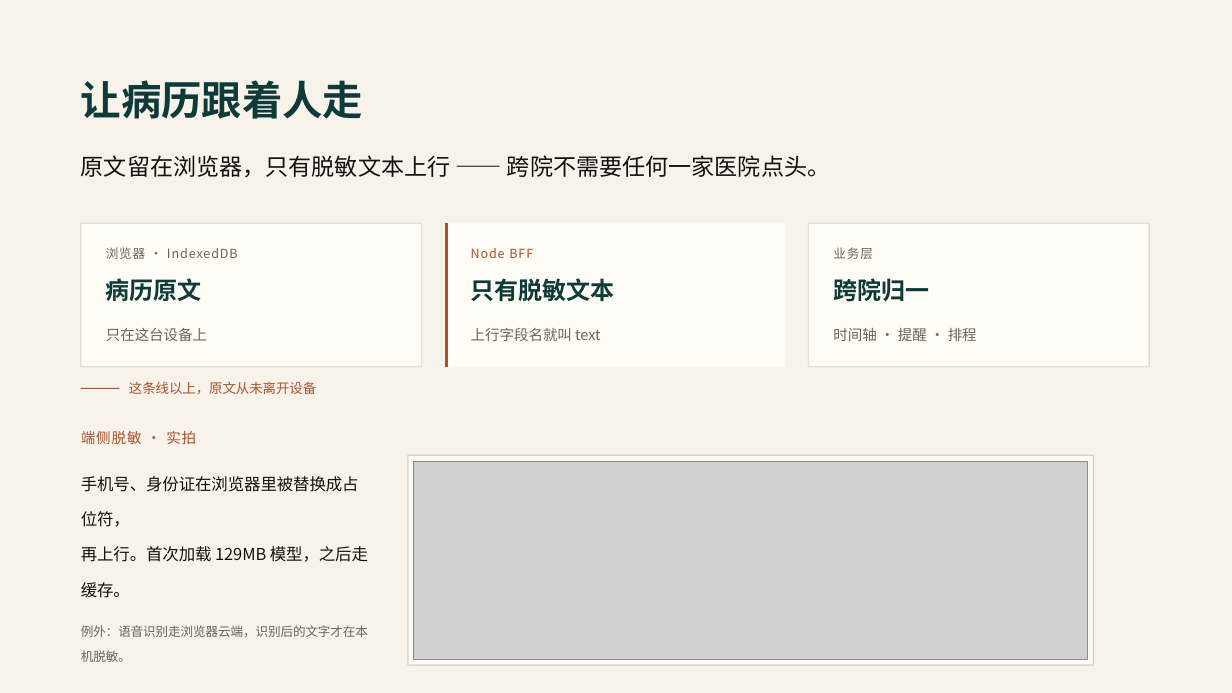
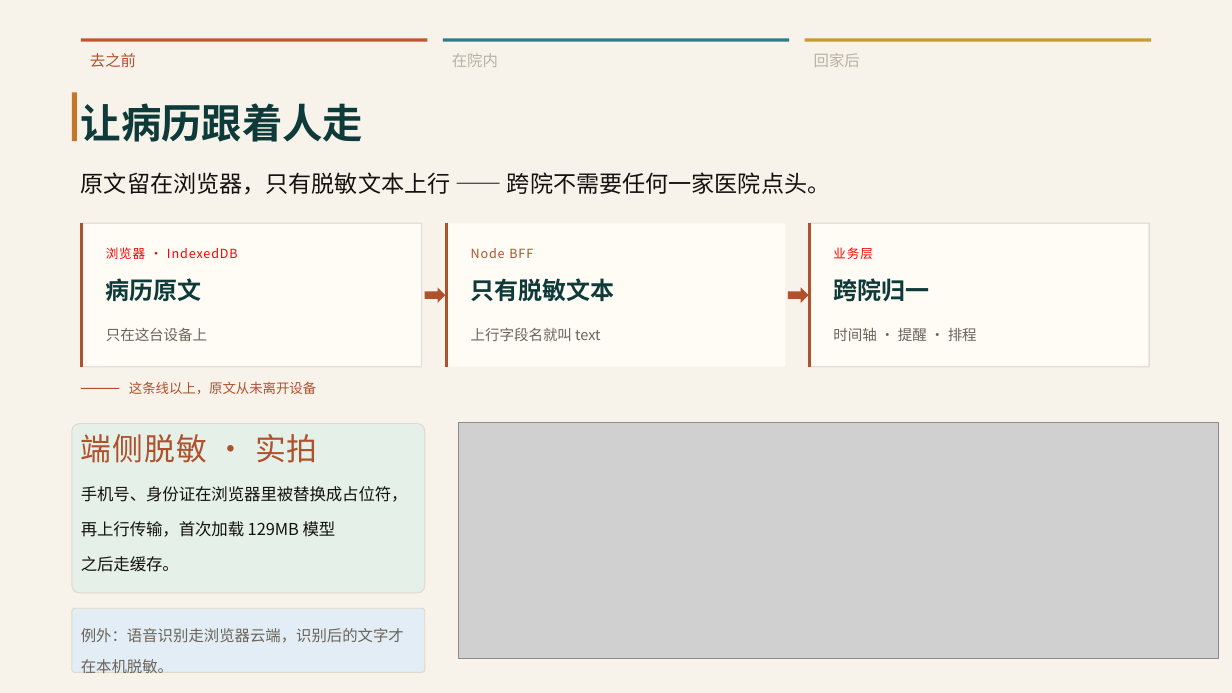
Before and after one commit to dessert28/zhidao, a slide deck: slide 3 of ppt/智诊通答辩/智诊通答辩.pptx. Drawn at 1232x693 pixels with LibreOffice and Linux fonts; fonts in the diff are those of the drawing; grey boxes stand for pictures. Boxes give left, top, right and bottom in pixels: in the first picture for what was removed or moved away, otherwise in the second. Text is boxed around its words. In the diff, an @@ line names an element or a change of style, - is before the commit and + after.

```diff
--- a/ppt/智诊通答辩/智诊通答辩.pptx
+++ b/ppt/智诊通答辩/智诊通答辩.pptx
@@ rectangle added at box(81, 39, 428, 42), fill #C1552E @@
@@ text added at box(90, 53, 136, 67), 12 pt, text #B0512E @@
+去之前
@@ rectangle added at box(443, 39, 789, 42), fill #2E7D8C @@
@@ text added at box(452, 53, 498, 67), 12 pt, text #B9B2A4 @@
+在院内
@@ rectangle added at box(805, 39, 1152, 42), fill #C99A2E @@
@@ text added at box(814, 53, 860, 67), 12 pt, text #B9B2A4 @@
+回家后
@@ text "让病历跟着人走": place and size @@
-text "让病历跟着人走" at box(81, 80, 363, 119)
+text "让病历跟着人走" at box(81, 103, 363, 142)
@@ rectangle added at box(72, 92, 78, 141), fill #C4762A @@
@@ text "原文留在浏览器，只有脱敏文本上行 —— 跨院不需要任何一家医院点头。": place and size @@
-text "原文留在浏览器，只有脱敏文本上行 —— 跨院不需要任何一家医院点头。" at box(81, 155, 830, 178)
+text "原文留在浏览器，只有脱敏文本上行 —— 跨院不需要任何一家医院点头。" at box(81, 172, 830, 195)
@@ freeform shape added at box(80, 224, 421, 367), fill #B0512E @@
@@ freeform shape added at box(809, 224, 1150, 367), fill #B0512E @@
@@ text "浏览器 · IndexedDB" at box(106, 247, 238, 259): text colour #6B6459 to #FF0000 @@
@@ text "业务层" at box(833, 247, 872, 259): text colour #6B6459 to #FF0000 @@
@@ right arrow added at box(425, 287, 445, 303), fill #B0512E @@
@@ right arrow added at box(788, 287, 809, 303), fill #B0512E @@
@@ rounded rectangle added at box(72, 423, 425, 592), fill #E4F0E8, outline #E0D8CA 0.75 pt @@
@@ text "端侧脱敏 · 实拍" at box(81, 434, 318, 463): size 11.2 to 24 pt @@
@@ picture: place and size @@
-picture at box(414, 461, 1088, 660)
+picture at box(458, 422, 1219, 658)
@@ text "手机号、身份证在浏览器里被替换成占位符，": place and size @@
-text "手机号、身份证在浏览器里被替换成占位符，" at box(81, 476, 368, 598)
+text "手机号、身份证在浏览器里被替换成占位符，" at box(81, 486, 408, 572)
@@ rectangle removed at box(409, 456, 1094, 665) @@
@@ text at box(81, 521, 336, 572): text changed @@
-再上行。首次加载 129MB 模型，之后走缓存。
+再上行传输，首次加载 129MB 模型
+之后走缓存。
@@ rounded rectangle added at box(72, 608, 425, 672), fill #E2EDF6, outline #E0D8CA 0.75 pt @@
@@ text "例外：语音识别走浏览器云端，识别后的文字才在本机脱敏。" at box(81, 628, 404, 673): size 9.8 to 12 pt @@
```
Also in this commit, not shown: 14 other slides changed, 3 slides added, 5 other files.
